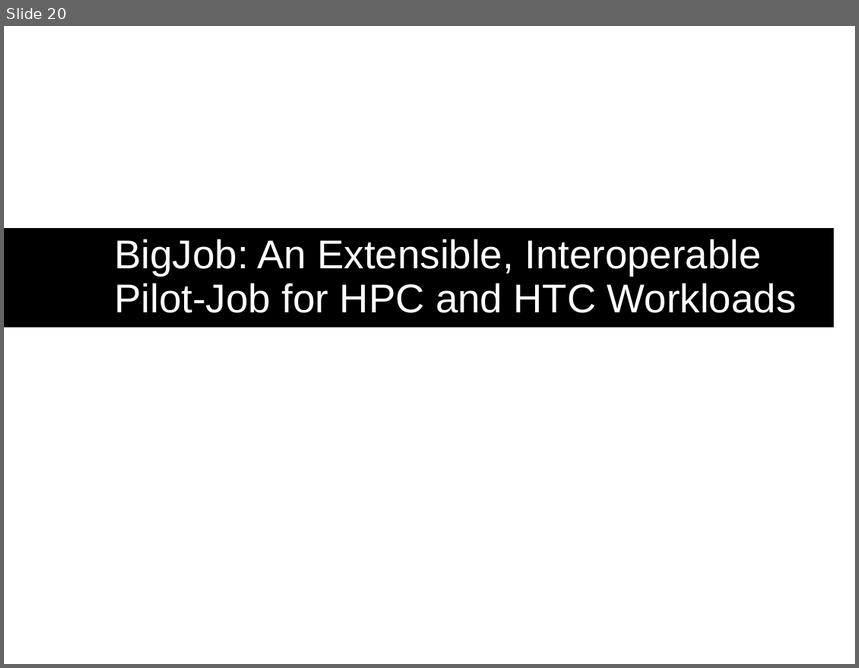
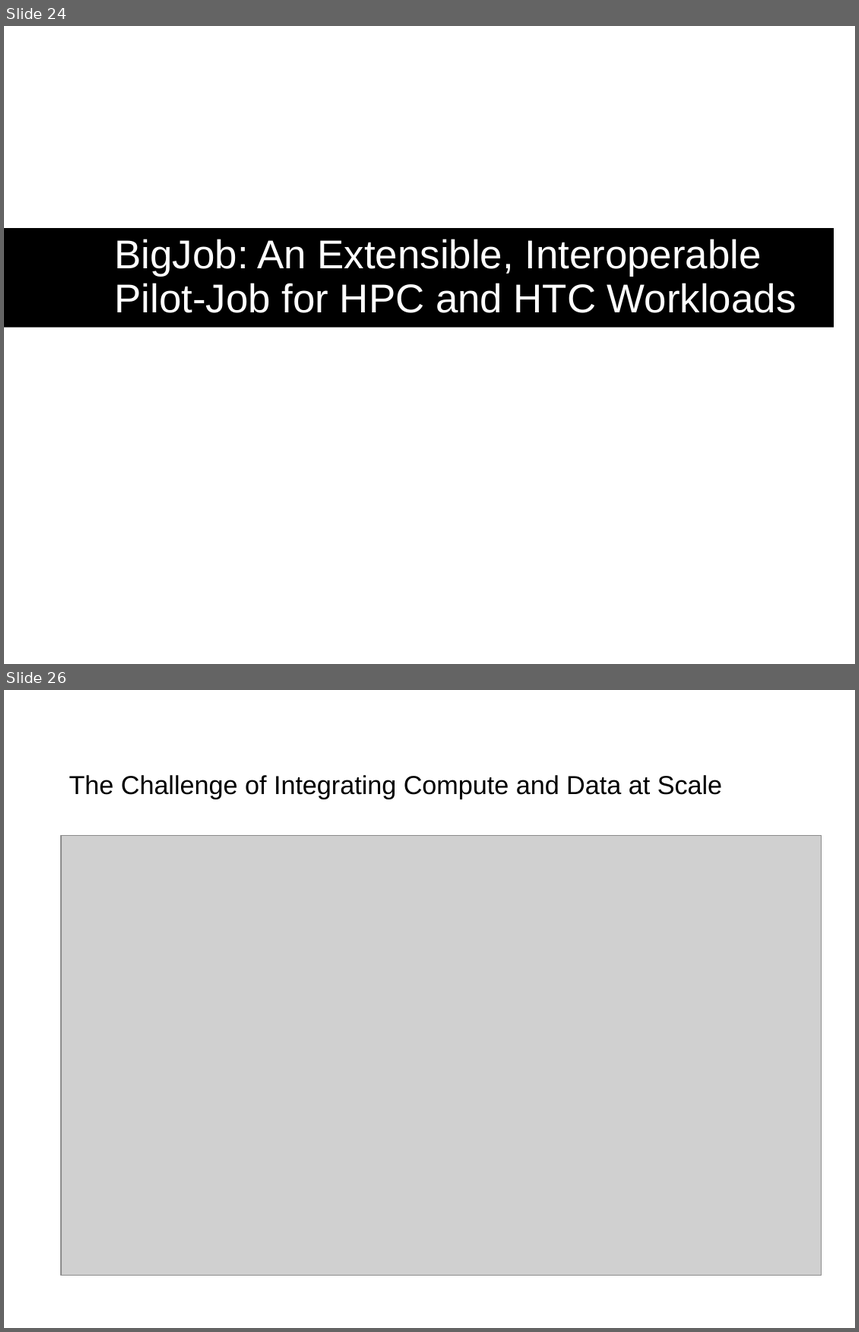
Before and after one commit to saga-project/presentations, a slide deck: bnl-pstar.ppt. Shown one above the other, each under a label of ours: slide 20 before the commit, slides 24 and 26 after it; the slides between them are not shown. The pictures are 859x668 and 859x1332 pixels, drawn with LibreOffice and Linux fonts; fonts in the diff are those of the drawing; grey boxes stand for pictures; background and template pictures are left out. Boxes give left, top, right and bottom in pixels: in the first picture for what was removed or moved away, otherwise in the second. Text is boxed around its words. In the diff, an @@ line names an element or a change of style, - is before the commit and + after.

```diff
--- a/bnl-pstar.ppt
+++ b/bnl-pstar.ppt
@@ slide 26 added at [4, 690, 855, 1328], background #FFFFFF @@
@@ title added at [69, 775, 722, 799], 22 pt, text #000000 @@
+The Challenge of Integrating Compute and Data at Scale
@@ picture added at [61, 836, 821, 1276] @@
@@ what was slide 20 is now slide 24 @@
```
Also in this commit, not shown: 7 slides changed, 2 other slides added.
